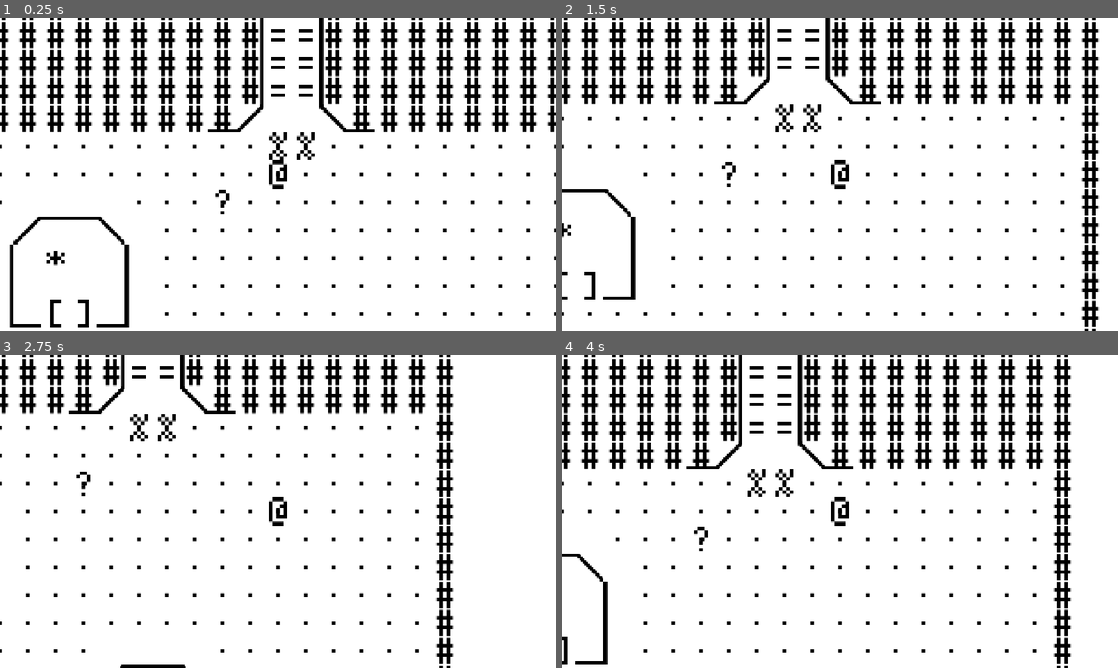
Above: before the commit, frames 1-4 (two rows, left to right).
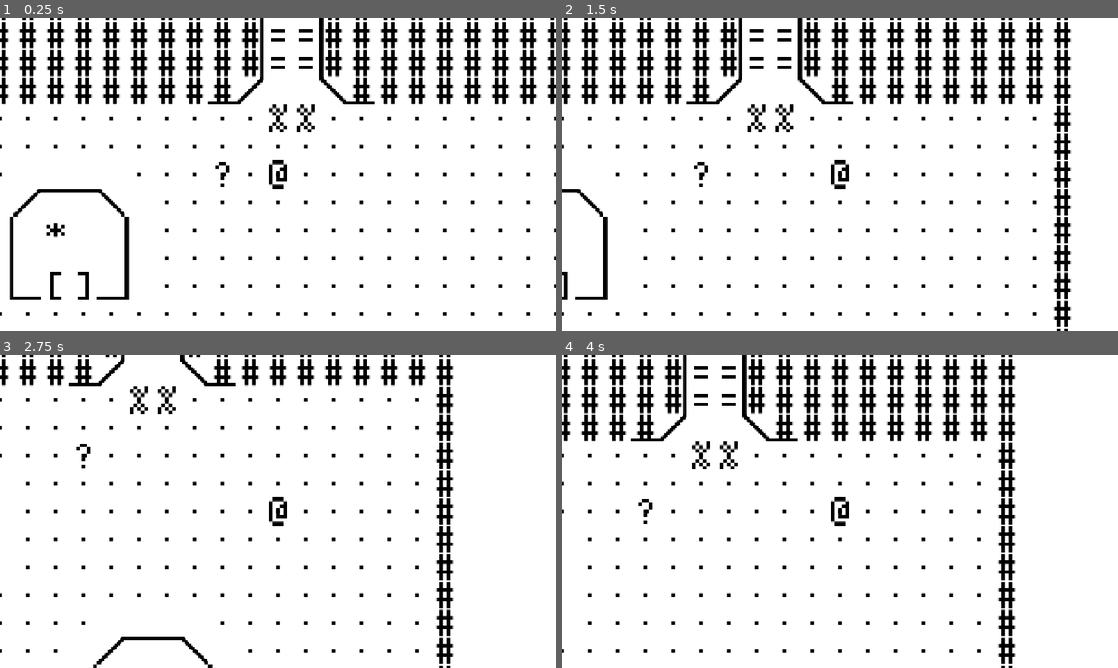
Above: after the commit, the same moments.

Repository: OzelotVanilla/colourisworld
Game: Godot game, scene res://scenes/main_game/MainGame.tscn
Same seed, same stepped clock (60 frames per second), same inputs: the game is played once before the commit and once after it.
Inputs:
- Up to frame 1 (0.25 s): no input
- Up to frame 2 (1.5 s): tap Enter (ui_accept) at 0.5, 0.77 s; hold D (move_right) 0.53-1.28 s; hold S (move_down) from 1.28 s (still down)
- Up to frame 3 (2.75 s): tap Enter (ui_accept) at 1.52 s; release S (move_down) at 2.03 s; hold D (move_right) from 2.03 s (still down)
- Up to frame 4 (4 s): release D (move_right) at 2.78 s; hold W (move_up) 2.78-3.53 s; tap Enter (ui_accept) at 3.02, 3.77 s; hold A (move_left) from 3.53 s (still down)

The runs differ from the first frame. In frame 1, 6.0% of the frame differs, in the area x 0-100%, y 18-99%; in frame 2, 6.4%; in frame 3, 4.1%; in frame 4, 9.7%, in the area x 0-92%, y 0-100%.

Commit message:
fix - Offset of map is not correct, causing coord system different between map and player

Diff:
--- a/map/demo_village/DemoVillage.gd
+++ b/map/demo_village/DemoVillage.gd
@@ -21,7 +21,6 @@
 
 func canWalkThroughAt(coord: Vector2i) -> bool:
     # TEST: The whole code in this function is just for testing.
-    coord += Vector2i(-1, -1) # TODO: for offset, not a good solution
     var soldier_01__coord: Vector2i = self.demo_soldier_01__ref.position / 64
     var soldier_02__coord: Vector2i = self.demo_soldier_02__ref.position / 64
     var mission_guy__coord: Vector2i = self.demo_mission_guy__ref.position / 64
--- a/scenes/main_game/MainGame.gd
+++ b/scenes/main_game/MainGame.gd
@@ -48,7 +48,7 @@
     self.map_container__ref.add_child(map)
     self.player__ref.map__ref = map
     self.player__ref.game__ref = self
-    self.player__ref.moveToCell(Vector2i(6, -8))
+    self.player__ref.moveToCell(Vector2i(5, -8))
 
 func __onUnhandledInput__(event: InputEvent):
     if event.is_action_pressed("ui_accept") and not self.is_showing_dialog:
--- a/scenes/main_game/MainGame.tscn
+++ b/scenes/main_game/MainGame.tscn
@@ -14,7 +14,7 @@
 
 [node name="MapContainer" type="Node2D" parent="." unique_id=1179964330]
 z_index = 1
-position = Vector2(32, 32)
+position = Vector2(-32, -32)
 
 [node name="CanvasLayer" type="CanvasLayer" parent="." unique_id=831752807]
 
